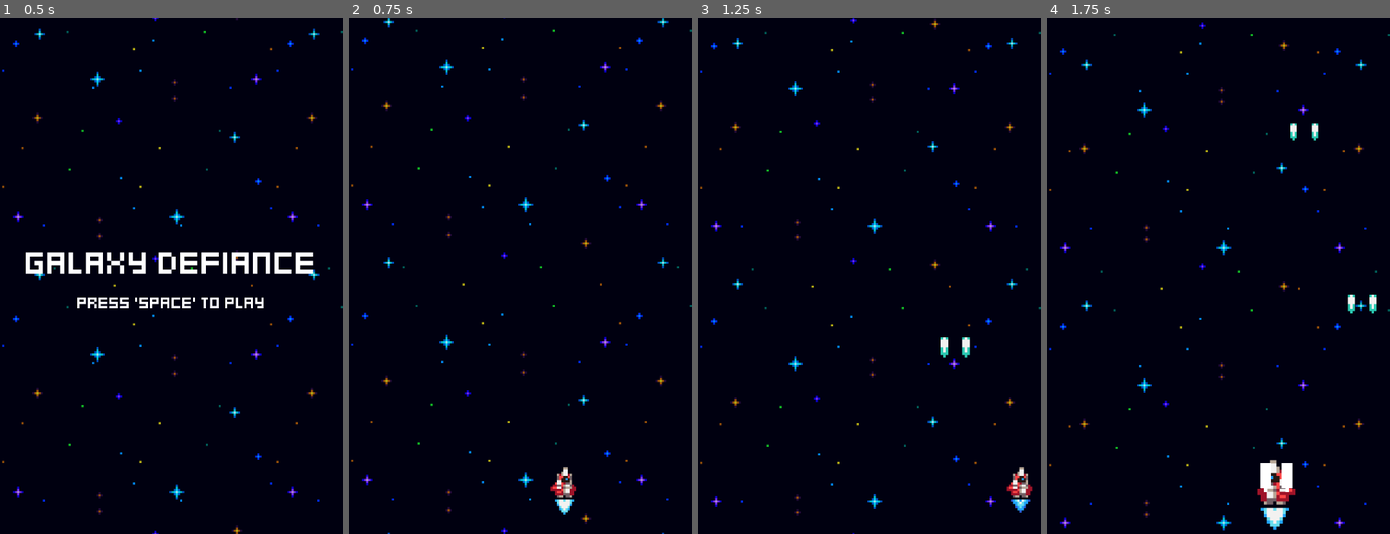
Above: before the commit, frames 1-4 (left to right).
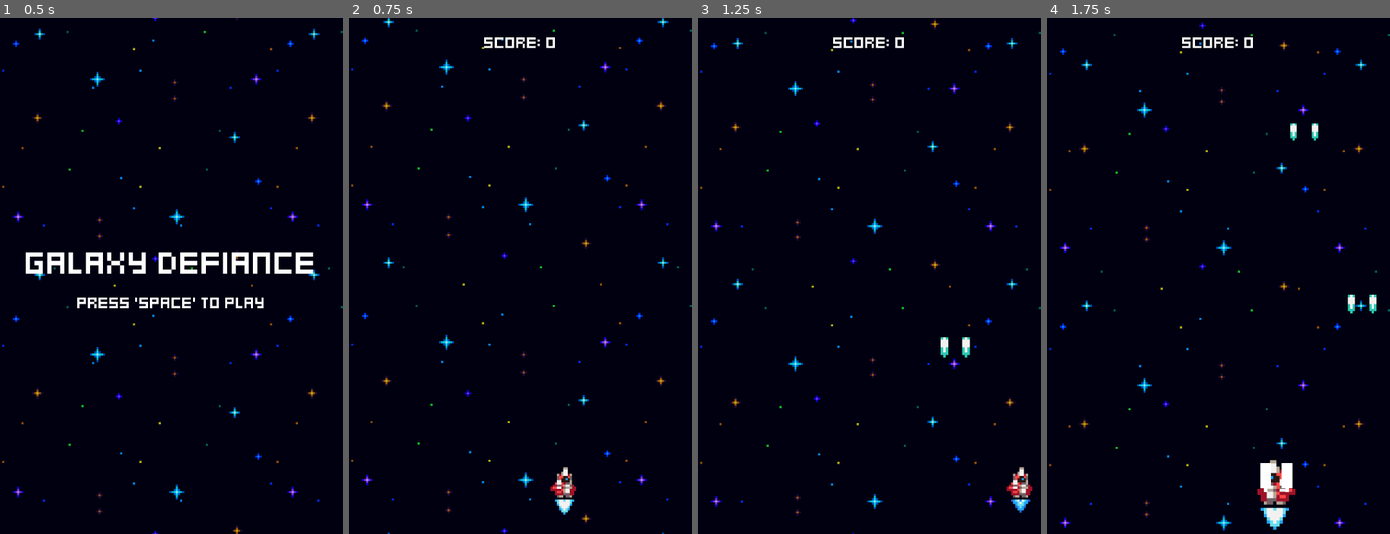
Above: after the commit, the same moments.

Repository: shizuokalol/space-shooter
Game: Godot game, scene res://menus/menu.tscn
The game is run twice, just before and just after one commit, with the same random seed, the same clock (stepped at 60 frames per second) and the same inputs.
Inputs:
- Up to frame 1 (0.5 s): no input
- Up to frame 2 (0.75 s): tap Space at 0.5 s; hold Right (ui_right) from 0.53 s (still down); tap Enter (ui_accept) at 0.6 s
- Up to frame 3 (1.25 s): keep holding Right (ui_right); tap Enter (ui_accept) at 0.77, 1.07 s
- Up to frame 4 (1.75 s): release Right (ui_right) at 1.28 s; hold Left (ui_left) from 1.28 s (still down); tap Enter (ui_accept) at 1.35, 1.52 s

Frame 1 is identical in both runs. In frame 2, 0.2% of the frame differs, in the area x 39-61%, y 3-6%; in frame 3, 0.2%; in frame 4, 0.2%.

Commit message:
Create game stats and score

Diff:
--- a/components/score_component.gd
+++ b/components/score_component.gd
@@ -1,10 +1,7 @@
-# Give the component a class name so it can be instanced as a custom node
 class_name ScoreComponent
 extends Node
 
-# Export the game stats so we can manipulate the game score
 @export var game_stats: GameStats
-# Export the amount the score should be adjusted
 @export var adjust_amount = 5
 
 
--- a/enemies/enemy.gd
+++ b/enemies/enemy.gd
@@ -9,15 +9,23 @@
 @onready var hurtbox_component: HurtboxComponent = $HurtboxComponent
 @onready var hitbox_component: HitboxComponent = $HitboxComponent
 @onready var destroyed_component: DestroyedComponent = $DestroyedComponent
+@onready var score_component: ScoreComponent = $ScoreComponent
 
 
 func _ready() -> void:
+	stats_component.no_health.connect(
+		func():
+			score_component.adjust_score()
+	)
+
 	visible_on_screen_notifier.screen_exited.connect(queue_free)
+
 	hurtbox_component.hurt.connect(
 		func(_hitbox: HitboxComponent):
 			scale_component.tween_scale()
 			flash_component.flash()
 			shake_component.tween_shake()
 	)
+
 	stats_component.no_health.connect(queue_free)
 	hitbox_component.hit_hurtbox.connect(destroyed_component.destroy.unbind(1))
--- a/enemies/enemy.tscn
+++ b/enemies/enemy.tscn
@@ -12,6 +12,8 @@
 [ext_resource type="PackedScene" uid="uid://cg8qrfigv3663" path="res://effects/explosion_effect.tscn" id="5_ccbdt"]
 [ext_resource type="Script" uid="uid://b77aww2wpfu2v" path="res://components/hurt_component.gd" id="9_uba7a"]
 [ext_resource type="Script" uid="uid://ckmc7f80yptg7" path="res://components/destroyed_component.gd" id="12_ccbdt"]
+[ext_resource type="Script" uid="uid://r1yn5ny0n0ao" path="res://components/score_component.gd" id="13_mgey2"]
+[ext_resource type="Resource" uid="uid://dtulsvd0rov7l" path="res://game_stats.tres" id="14_cjbay"]
 
 [node name="Enemy" type="Node2D" unique_id=29718754]
 script = ExtResource("1_3t1x0")
@@ -72,3 +74,8 @@
 stats_component = NodePath("../StatsComponent")
 destroy_effect_spawner_component = NodePath("../SpawnerComponent")
 metadata/_custom_type_script = "uid://ckmc7f80yptg7"
+
+[node name="ScoreComponent" type="Node" parent="." unique_id=1051957704]
+script = ExtResource("13_mgey2")
+game_stats = ExtResource("14_cjbay")
+metadata/_custom_type_script = "uid://r1yn5ny0n0ao"
--- /dev/null
+++ b/game_stats.gd
@@ -0,0 +1,11 @@
+class_name GameStats
+extends Resource
+
+@warning_ignore("unused_signal")
+signal score_changed(new_score)
+
+@export var score: int = 0:
+	set(value):
+		score = value
+		score_changed.emit(score)
+@export var high_score: int = 0
--- /dev/null
+++ b/game_stats.tres
@@ -0,0 +1,7 @@
+[gd_resource type="Resource" script_class="GameStats" format=3 uid="uid://dtulsvd0rov7l"]
+
+[ext_resource type="Script" uid="uid://0v37y1b31ihi" path="res://game_stats.gd" id="1_h0o64"]
+
+[resource]
+script = ExtResource("1_h0o64")
+metadata/_custom_type_script = "uid://0v37y1b31ihi"
--- a/world.gd
+++ b/world.gd
@@ -1,11 +1,21 @@
 extends Node2D
 
+@export var game_stats: GameStats
+
 @onready var ship: Node2D = $Ship
+@onready var score_label: Label = $ScoreLabel
 
 
 func _ready() -> void:
+	update_score_label(game_stats.score)
+	game_stats.score_changed.connect(update_score_label)
+
 	ship.tree_exiting.connect(
 		func():
 			await get_tree().create_timer(1.0).timeout
 			get_tree().change_scene_to_file("res://menus/game_over.tscn")
 	)
+
+
+func update_score_label(new_score: int) -> void:
+	score_label.text = "Score: %s" % new_score
--- a/world.tscn
+++ b/world.tscn
@@ -3,10 +3,13 @@
 [ext_resource type="Script" uid="uid://cji77wfsgt583" path="res://world.gd" id="1_aqk2v"]
 [ext_resource type="PackedScene" uid="uid://l120qbrx6vr5" path="res://player_ship/ship.tscn" id="1_f3sb7"]
 [ext_resource type="PackedScene" uid="uid://dtfohg0riadya" path="res://effects/space_background.tscn" id="1_fj7yv"]
+[ext_resource type="Resource" uid="uid://dtulsvd0rov7l" path="res://game_stats.tres" id="2_dwbse"]
 [ext_resource type="PackedScene" uid="uid://bawl4dqw5wsjy" path="res://enemies/enemy_generator.tscn" id="3_tlwt5"]
+[ext_resource type="LabelSettings" uid="uid://dpq42aw2aw6qw" path="res://assets/fonts/default_label_settings.tres" id="5_036b0"]
 
 [node name="World" type="Node2D" unique_id=407493660]
 script = ExtResource("1_aqk2v")
+game_stats = ExtResource("2_dwbse")
 
 [node name="SpaceBackground" parent="." unique_id=1963252408 instance=ExtResource("1_fj7yv")]
 
@@ -14,3 +17,12 @@
 position = Vector2(80, 216)
 
 [node name="EnemyGenerator" parent="." unique_id=642784502 instance=ExtResource("3_tlwt5")]
+
+[node name="ScoreLabel" type="Label" parent="." unique_id=1179639982]
+z_index = 1
+offset_right = 160.0
+offset_bottom = 23.0
+text = "SCORE"
+label_settings = ExtResource("5_036b0")
+horizontal_alignment = 1
+vertical_alignment = 1
Not shown, added: game_stats.gd.uid
